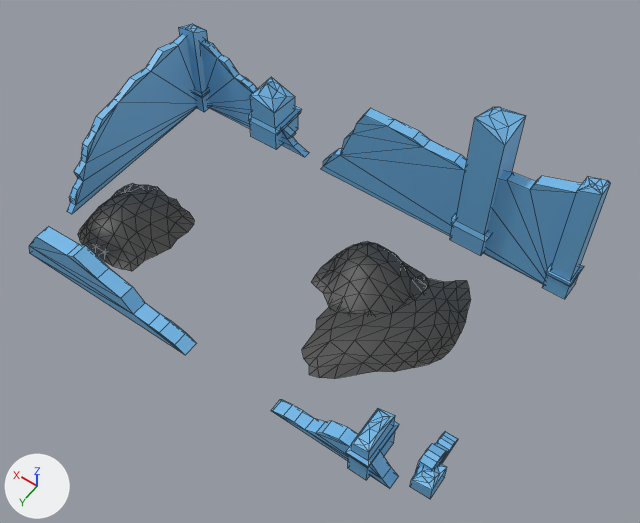
A saved change to the FBX model Assets/Meshes/Buildings/City/mesh_SynagogueWallsRubble.fbx.
Both versions are drawn from a 50 mm lens placed at (-10.98, 14.07, 22.76), pointed at (-1.27, 0.48, 1.4). Arrows for +X, +Y and +Z are at lower left; the lights stay in place. Mesh edges are drawn as thin lines. Where no turn or scale is listed for an object, it has been applied to the vertices. Vertices at the same position are counted once.

Before the edit, the objects in view are built like this:
```python
me_cube_001 = bpy.data.meshes.new('Cube.001')
me_cube_001.from_pydata(...)  # 747 vertices, 995 faces; spans x -7.8..8.9, y -5.1..5.1, z -0.4..5.4
# faces by material slot: [611, 384]
me_cube_001.materials.append(mat_mat_oswiecimgreatsynagogueruins)  # blue #71b7e7
me_cube_001.materials.append(mat_mat_synagogueruinsdust)  # black #3f3f3f
ob_mesh_synagogueruins = bpy.data.objects.new('mesh_SynagogueRuins', me_cube_001)
ob_mesh_synagogueruins.location = (0.0, 0.0, 0.0)
```
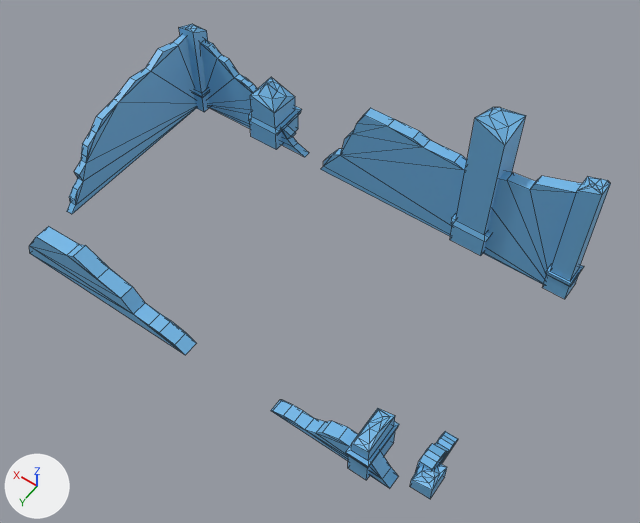
Location of each change, (x1, y1, x2, y2) in pixels of the pictures (640 x 523 px):
part 1 of me_cube_001, deleted: before (78, 183, 194, 271)
part 2 of me_cube_001, deleted: before (302, 277, 471, 379)
part 3 of me_cube_001, deleted: before (311, 241, 429, 314)

The change, as a diff of the scene's bpy script:
```diff
--- a/Assets/Meshes/Buildings/City/mesh_SynagogueWallsRubble.fbx.py
+++ b/Assets/Meshes/Buildings/City/mesh_SynagogueWallsRubble.fbx.py
@@ me_cube_001 @@
 me_cube_001.from_pydata(...)  # 747 vertices, 995 faces; spans x -7.8..8.9, y -5.1..5.1, z -0.4..5.4
 # used by ob_mesh_synagogueruins; location = (0.0, 0.0, 0.0)
+# me_cube_001 part 1: the loose piece of 81 vertices spanning x 3.7..6.9, y 0.1..3.6, z -0.1..0.8 is deleted
+# me_cube_001 part 2: the loose piece of 81 vertices spanning x -5.8..-1.8, y -2.5..3.2, z 0.0..0.3 is deleted
+# me_cube_001 part 3: the loose piece of 81 vertices spanning x -4.4..-0.8, y -2.2..1.2, z -0.1..0.8 is deleted
 me_cube_001.materials.append(mat_mat_oswiecimgreatsynagogueruins)
-me_cube_001.materials.append(mat_mat_synagogueruinsdust)  # black #3f3f3f
```
